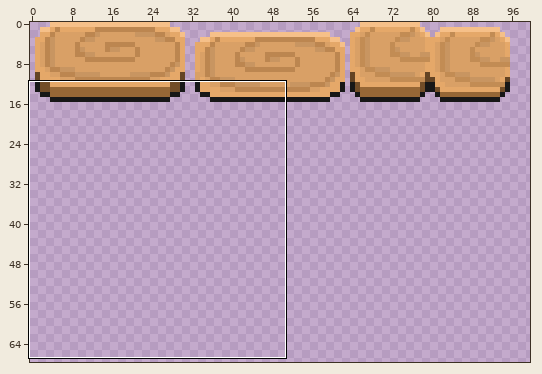
Edited in one commit: pixel-art file (sprites/Ui/uiTiles.ase). Above: a wide view before the commit, with the close-up outlined.
Close-up. The starting point:
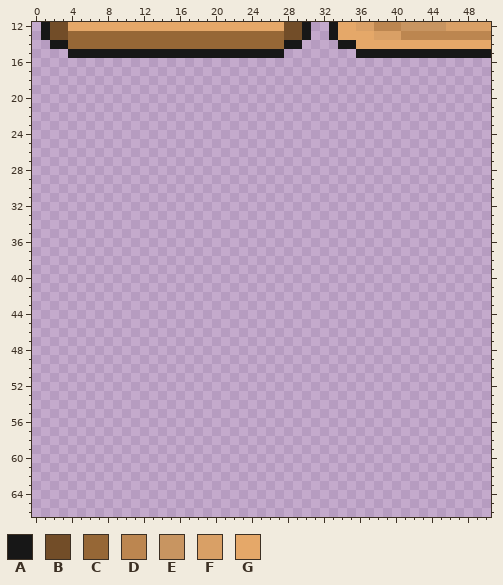
256x256 pixels, 1 frame. Colours within 5 levels of each other are drawn and written as one. Shown: x 0..50, y 12..66. The wide view leaves out empty margins.
Palette (. is transparent): A #171717  B #724d28  C #966736  D #bc8650  E #c89561  F #d9a066  G #e5a869
Pixels before (only the part around the change), first column x 0:
12 .ABBGGGGGGGGGGGGGGGGGGGGGGGGBBA..AGGFFDDDEEEEEFFFFF
13 .ABBCCCCCCCCCCCCCCCCCCCCCCCCBBA..AGGGGFFFDDDDDDDDDD
14 ..AACCCCCCCCCCCCCCCCCCCCCCCCAA....AAGGGGGGGGGGGGGGG
15 ....AAAAAAAAAAAAAAAAAAAAAAAA........AAAAAAAAAAAAAAA
16 ...................................................
17 ...................................................
18 ...................................................
19 ...................................................
20 ...................................................
21 ...................................................
22 ...................................................
23 ...................................................
24 ...................................................
25 ...................................................
26 ...................................................
27 ...................................................
28 ...................................................
29 ...................................................
30 ...................................................
31 ...................................................
32 ...................................................
33 ...................................................
34 ...................................................
35 ...................................................
36 ...................................................
37 ...................................................
38 ...................................................
39 ...................................................
40 ...................................................
41 ...................................................
42 ...................................................
43 ...................................................
44 ...................................................
45 ...................................................
46 ...................................................
47 ...................................................
48 ...................................................
49 ...................................................
50 ...................................................
51 ...................................................
52 ...................................................
53 ...................................................
54 ...................................................
55 ...................................................
56 ...................................................
57 ...................................................
58 ...................................................
59 ...................................................
60 ...................................................
61 ...................................................
62 ...................................................
63 ...................................................
64 ...................................................
65 ...................................................
66 ...................................................
The same view after the edit:
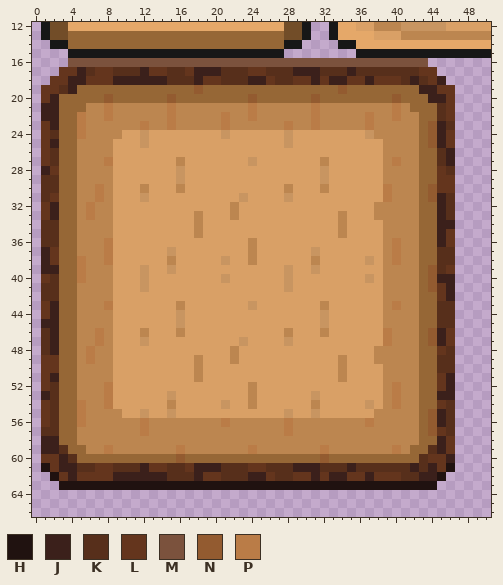
Colours new in this view: H #201210  J #3b201b  K #572f1b  L #64351d  M #7b523d  N #935b30  P #ba7c47
The edit:
Changed rows in their new state; - is an unchanged pixel.
first column x 1:
16 ---MMMMMMMMMMMMMMMMMMMMMMMMMMMMMMMMMMMMMMMM---
17 --LLJKLLKKKJLLKKLJJJKKKLLKKKJJJKKKJKKKKKKKLL--
18 -LLJJLLLJJJJJJKKKJLLKKKJJLKKLLJLJJLLJLLLKJKLJ-
19 LLKJCCCCCCCCCCCCCNCCCCCCCCCCCCCCCNCCCCCCCCJJLL
20 LJCCCCCNCCCCCCNCCCCCCCCNCCCCCCNCCCCCCCCNCCCJJL
21 JJCCCDDPDDDDDDPDDDDDDDDPDDDDDDPDDDDDDDDPDCCCKL
22 JJCCPDDPDDDDDDPDDDDDPDDPDDDDDDPDDDDDPDDPDDCCKL
23 LJCCPDDDDDDPDDPDDDDDPDDDDDDPDDPDDDDDPDDDDDCNJK
24 LKCCPDDDDFFEFFFFFFFFEFFFFFFEFFFFFFFFEDDDDDCNJL
25 LJCCDDDDFFFEFFFFFFFFFFFFFFFEFFFFFFFFFFDDDDCNJL
26 LKCCDDDDFFFFFFFFFFFFFFFFFFFFFFFFFFFFFFDDDDCCKJ
27 LKCCDDDPFFFFFFFDFFFFFFFEFFFFFFFDFFFFFFDPDDCCKJ
28 JLCCDDDDFFFFFFFEFFFFFFFFFFFFFFFEFFFFFFDDDDCCLK
29 KKCCDDDDFFFFFFFEFFFFFFFFFFFFFFFEFFFFFFDDDDCCLL
30 KKCCDDPDFFFDFFFDFFFFFFFFFFFDFFFDFFFFFFPDDDCNLL
31 KLCCDDPDFFFEFFFFFFFFFFEFFFFEFFFFFFFFFFPDDDCNJK
32 LJCCDPDDFFFFFFFFFFFFFDFFFFFFFFFFFFFFFDDDDDCCJK
33 LJCCDPDDFFFFFFFFFDFFFDFFFFFFFFFFFDFFFDDDDDCCJK
34 KKCCDDDDFFFFFFFFFDFFFFFFFFFFFFFFFDFFFFDDDDCCJJ
35 KKCCDDDDFFFFFFFFFDFFFFFFFFFFFFFFFDFFFFDDDDCCJL
36 KKCCDDDPFFFFFFFFFFFFFFFDFFFFFFFFFFFFFFDPDDCCJL
37 JLCCDDDPFFFFFFEFFFFFFFFDFFFFFFEFFFFFFFDPDDCCKK
38 JLCCPDDPFFFFFFDFFFFFEFFDFFFFFFDFFFFFEFDPDDCCKK
39 JJCCPDDDFFFEFFEFFFFFFFFFFFFEFFEFFFFFFFDDDDCNKL
40 LKCCPDDDFFFEFFFFFFFFEFFFFFFEFFFFFFFFEFDDDDCNJJ
41 KKCCDDDDFFFEFFFFFFFFFFFFFFFEFFFFFFFFFFDDDDCNLJ
42 KKCCDDDDFFFFFFFFFFFFFFFFFFFFFFFFFFFFFFDDDDCCLJ
43 LJCCDDDPFFFFFFFDFFFFFFFEFFFFFFFDFFFFFFDPDDCCKK
44 LJCCDDDDFFFFFFFEFFFFFFFFFFFFFFFEFFFFFFDDDDCCKK
45 JJCCDDDDFFFFFFFEFFFFFFFFFFFFFFFEFFFFFFDDDDCCKK
46 KJCCDDPDFFFDFFFDFFFFFFFFFFFDFFFDFFFFFFPDDDCNJL
47 KJCCDDPDFFFEFFFFFFFFFFEFFFFEFFFFFFFFFFPDDDCNJL
48 KJCCDPDDFFFFFFFFFFFFFDFFFFFFFFFFFFFFFDDDDDCCLK
49 LLCCDPDDFFFFFFFFFDFFFDFFFFFFFFFFFDFFFDDDDDCCKK
50 LLCCDDDDFFFFFFFFFDFFFFFFFFFFFFFFFDFFFFDDDDCCKK
51 LJCCDDDDFFFFFFFFFDFFFFFFFFFFFFFFFDFFFFDDDDCCLJ
52 LKCCDDDPFFFFFFFFFFFFFFFDFFFFFFFFFFFFFFDPDDCCLJ
53 JKCCDDDPFFFFFFEFFFFFFFFDFFFFFFEFFFFFFFDPDDCCJJ
54 LKCCPDDPFFFFFFDFFFFFEFFDFFFFFFDFFFFFEFDPDDCCLK
55 LKCCPDDDDFFEFFEFFFFFFFFFFFFEFFEFFFFFFDDDDDCNJK
56 LKCCPDDDDDDPDDDDDDDDPDDDDDDPDDDDDDDDPDDDDDCNJK
57 KKCCDDDDDDDPDDDDDDDDDDDDDDDPDDDDDDDDDDDDDDCNLK
58 JJCCDDDDDDDDDDDDDDDDDDDDDDDDDDDDDDDDDDDDDDCCJL
59 JJKCCDDPDDDDDDDPDDDDDDDPDDDDDDDPDDDDDDDPDCCKJL
60 LLJKCCCCCCCCCCCNCCCCCCCCCCCCCCCNCCCCCCCCCCKLLJ
61 HLJJKKLLKKKJLLKKLJJJKKKLLKKKJJJKKKJKKKKKKJKJLH
62 -HLJLLLLJJJJJJKKKJLLKKKJJLKKLLJLJJLLJLLLKKJJH-
63 --HHHHHHHHHHHHHHHHHHHHHHHHHHHHHHHHHHHHHHHHHH--
Pixel boxes of the changes (left, top, right, bottom) in both close-ups:
added: (41, 58, 455, 490)
